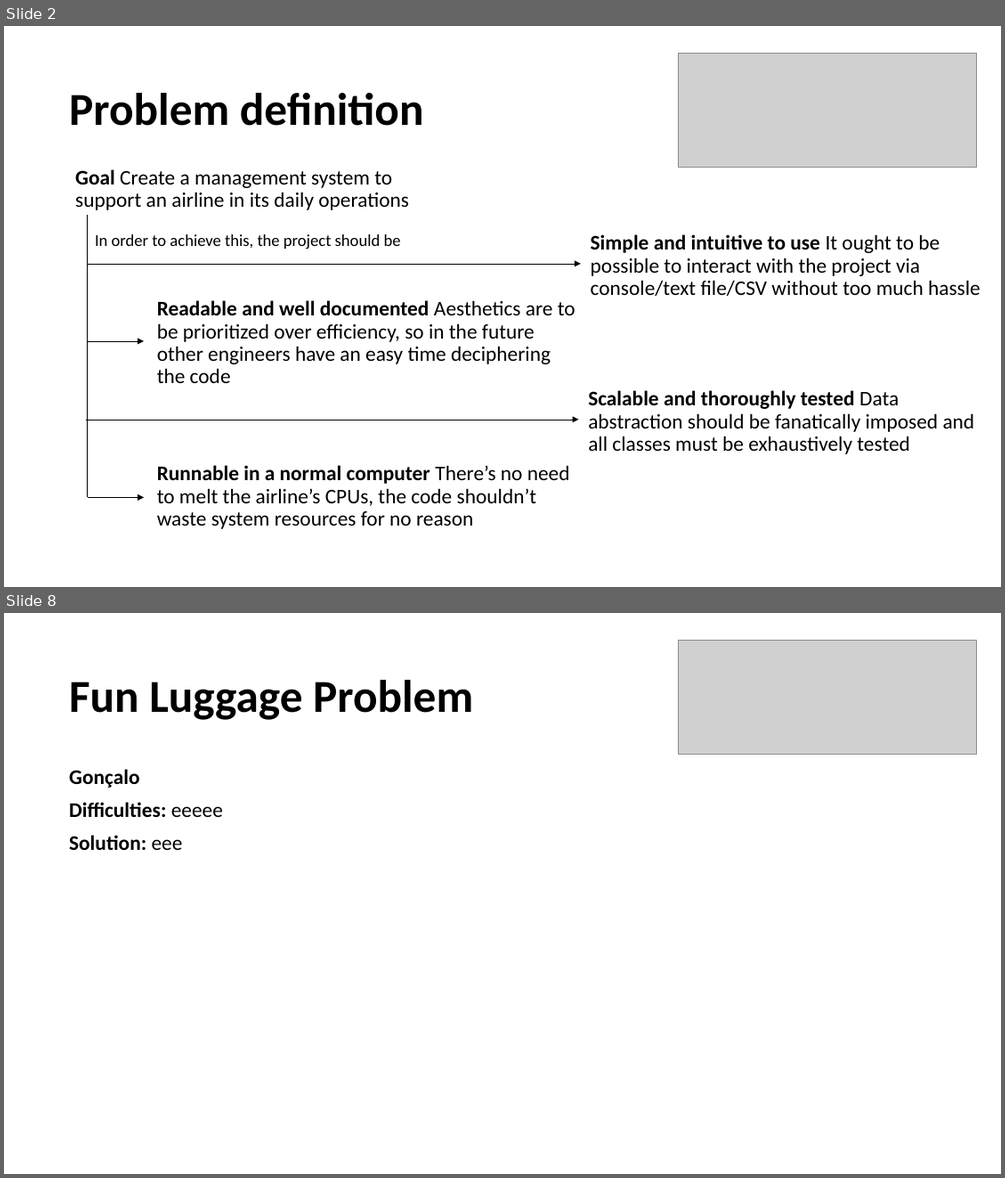
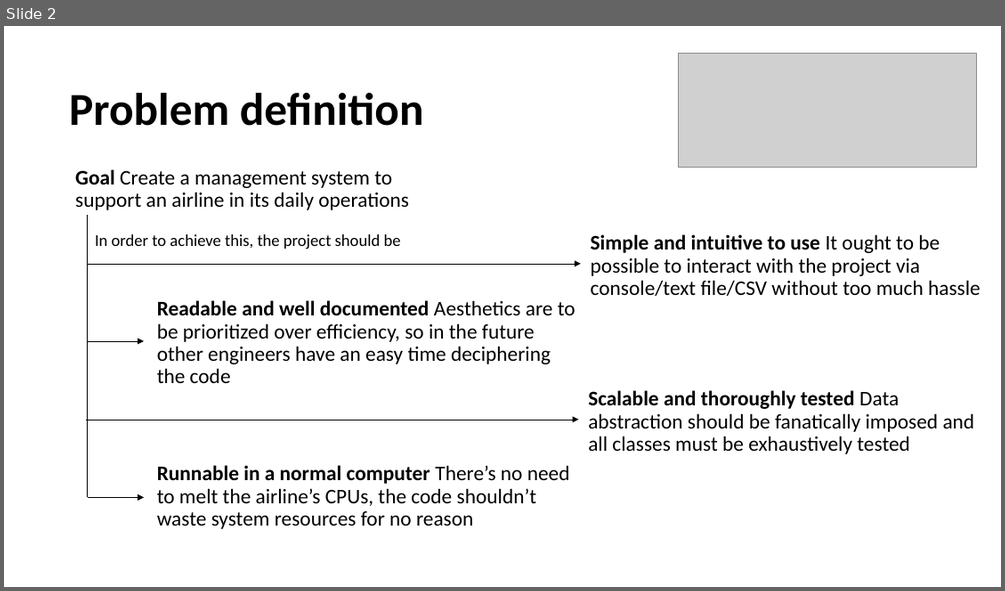
Before and after one commit to gpe0/AED-1, a slide deck: Airline_Information_Management.pptx. Shown one above the other, each under a label of ours: slides 2 and 8 before the commit, slide 2 after it; the slides between them are not shown. The pictures are 1005x1178 and 1005x591 pixels, drawn with LibreOffice and Linux fonts; fonts in the diff are those of the drawing; grey boxes stand for pictures. Boxes give left, top, right and bottom in pixels: in the first picture for what was removed or moved away, otherwise in the second. Text is boxed around its words. In the diff, an @@ line names an element or a change of style, - is before the commit and + after.

```diff
--- a/Airline_Information_Management.pptx
+++ b/Airline_Information_Management.pptx
@@ slide 8 removed at box(4, 613, 1001, 1174), background #FFFFFF @@
@@ picture removed at box(679, 640, 976, 755) @@
@@ text removed at box(69, 680, 473, 720) @@
-Fun Luggage Problem
@@ text removed at box(69, 769, 223, 850) @@
-Gonçalo
-Difficulties: eeeee
-Solution: eee
```
Also in this commit, not shown: 2 slides changed, 4 slides added, 4 other slides removed.
